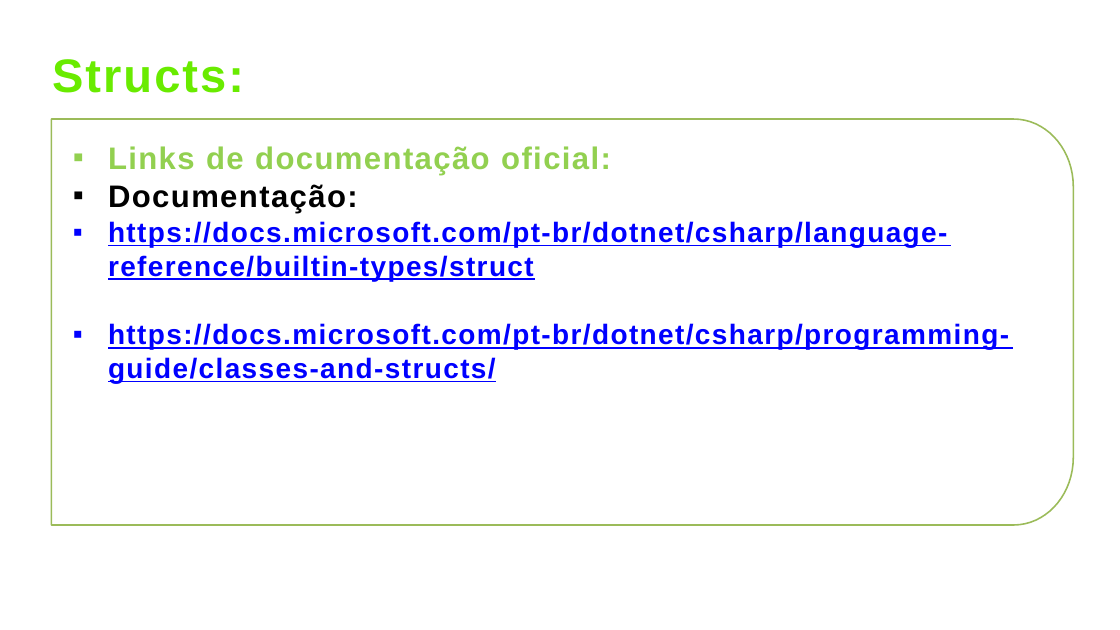
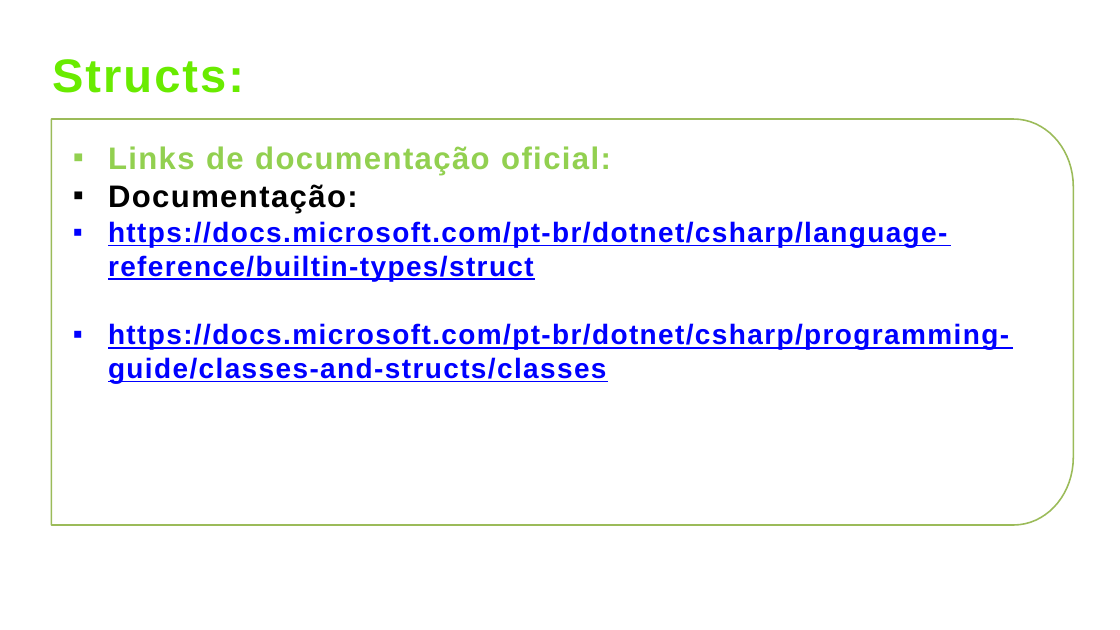
Before and after one commit to lsantoss/Treinamentos, a slide deck: slide 4 of #00 - Material de Apoio/00 - Fundamentos de C#/04 - Linguagem de Programação com C#/PPTs/24 - Structs.pptx. Drawn at 1120x630 pixels with LibreOffice and Linux fonts; fonts in the diff are those of the drawing; background and template pictures are left out. Boxes give left, top, right and bottom in pixels: in the first picture for what was removed or moved away, otherwise in the second. Text is boxed around its words. In the diff, an @@ line names an element or a change of style, - is before the commit and + after.

```diff
--- a/#00 - Material de Apoio/00 - Fundamentos de C#/04 - Linguagem de Programação com C#/PPTs/24 - Structs.pptx
+++ b/#00 - Material de Apoio/00 - Fundamentos de C#/04 - Linguagem de Programação com C#/PPTs/24 - Structs.pptx
@@ text at [108, 323, 1009, 383]: text changed @@
-▪ https://docs.microsoft.com/pt-br/dotnet/csharp/programming-guide/classes-and-structs/
+▪ https://docs.microsoft.com/pt-br/dotnet/csharp/programming-guide/classes-and-structs/classes
```
Also in this commit, not shown: 18 other files.
